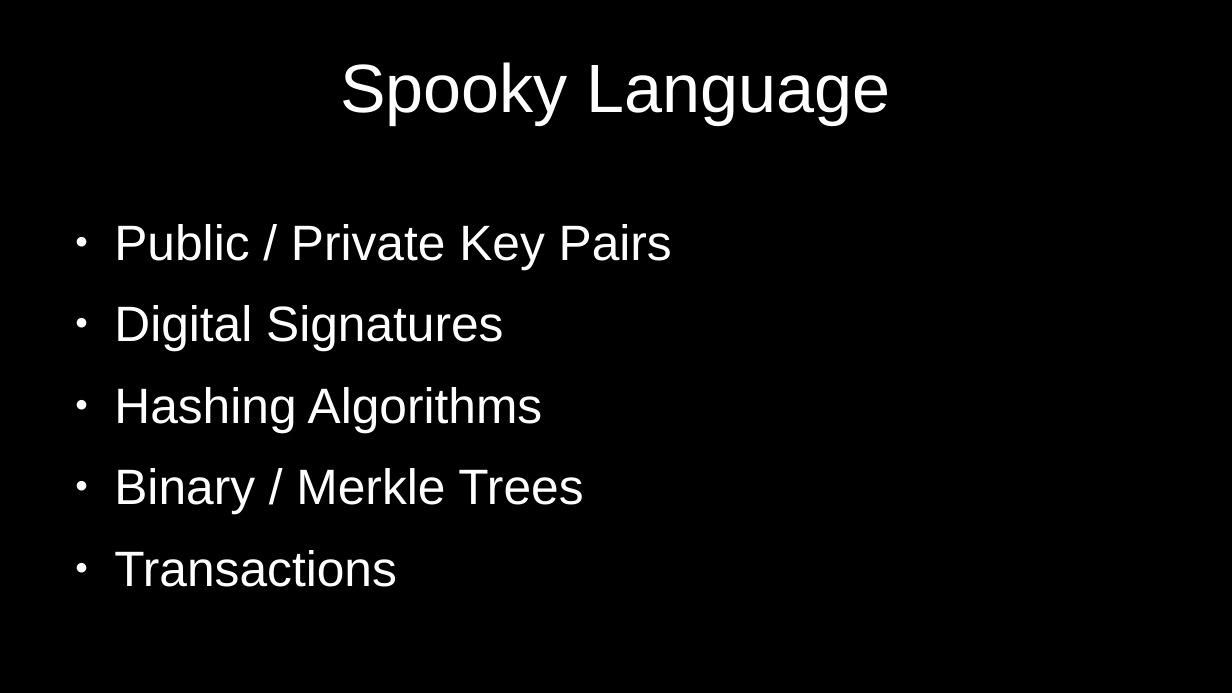
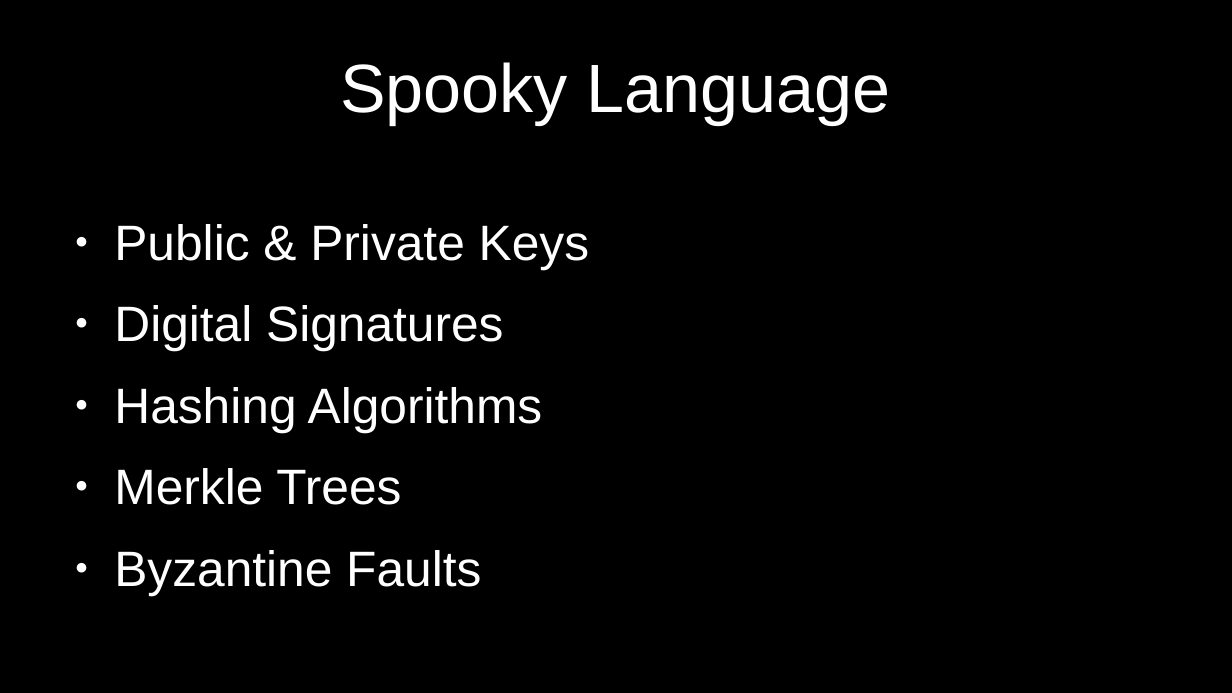
Before and after one commit to cmdruid/bitcoin-programming, a slide deck: slide 3 of slides/bitcoin-whitepaper-review.odp. Drawn at 1232x693 pixels with LibreOffice and Linux fonts; fonts in the diff are those of the drawing. Boxes give left, top, right and bottom in pixels: in the first picture for what was removed or moved away, otherwise in the second. Text is boxed around its words. In the diff, an @@ line names an element or a change of style, - is before the commit and + after.

```diff
--- a/slides/bitcoin-whitepaper-review.odp
+++ b/slides/bitcoin-whitepaper-review.odp
@@ text at (114, 224, 589, 269): text changed @@
-● Public / Private Key Pairs
+● Public & Private Keys
@@ text at (114, 468, 481, 596): text changed @@
-● Binary / Merkle Trees
-● Transactions
+● Merkle Trees
+● Byzantine Faults
```
Also in this commit, not shown: 4 other slides changed, 5 slides added, 1 slide removed, 7 other files.
